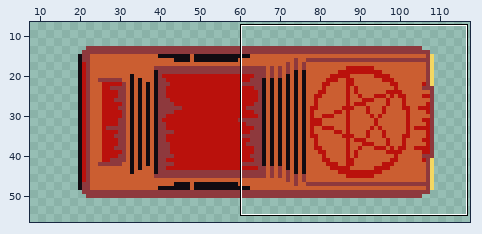
A sprite sheet gets an edit: Art/Sprites/luficers_car.png. Above: a wide view before the commit, with the close-up outlined.
Close-up. The starting point:
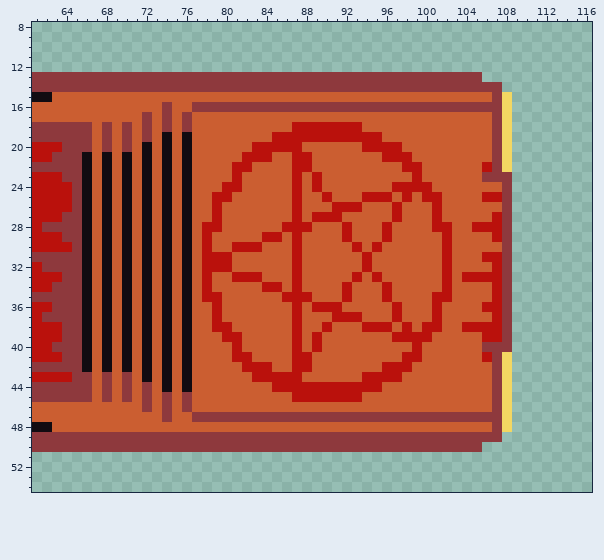
The file is 128x64 pixels. Shown: x 61..116, y 8..54. The wide view leaves out empty margins. The commit also changed other parts of the picture, which this record leaves out.
And afterwards:
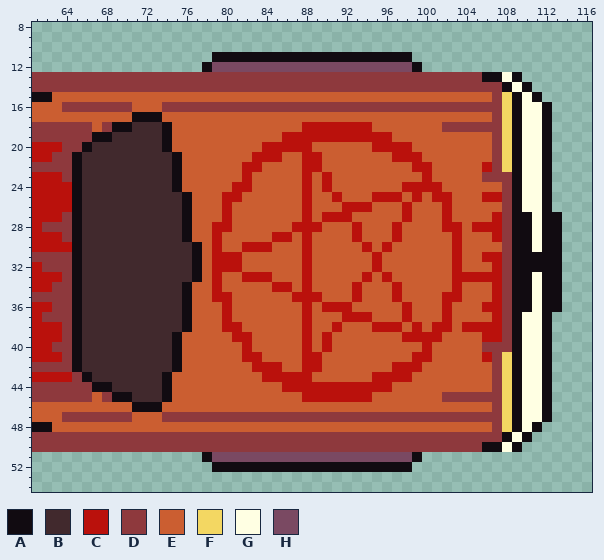
Palette (. is transparent): A #110b11  B #41292d  C #ba110c  D #8e393d  E #cb5e31  F #f3d762  G #ffffe3  H #7a4962
From old to new:
y 11: x 79..98 .................... -> AAAAAAAAAAAAAAAAAAAA
y 12: x 78..99 ...................... -> AHHHHHHHHHHHHHHHHHHHHA
y 13: x 106..109 .... -> AAGA
y 14: x 108..110 ... -> AGA
y 15: x 109..111 ... -> AGA
y 16: x 64..70 EEEEEEE -> DDDDDDD; x 75..76 EE -> DD; x 109..112 .... -> AGGA
y 17: x 71..74 EDED -> AAAE; x 76 D -> E; x 109..112 .... -> AGGA
y 18: x 69..74 EDEDED -> AABBBA; x 76 D -> E; x 87 C -> E; x 94 E -> C; x 102..106 EEEEE -> DDDDD; x 109..112 .... -> AGGA
y 19: x 67..73 EDEDEDE -> AABBBBB; x 76 A -> E; x 85 C -> E; x 96 E -> C; x 109..112 .... -> AGGA
y 20: x 66..73 DEDEDEAE -> ABBBBBBB; x 76 A -> E; x 83 C -> E; x 88 E -> C; x 94 C -> E; x 98 E -> C; x 109..112 .... -> AGGA
y 21: x 65..76 DAEAEAEAEAEA -> ABBBBBBBBBAE; x 82 C -> E; x 85 E -> C; x 87 C -> E; x 89 E -> C; x 96 C -> E; x 99 E -> C; x 109..112 .... -> AGGA
y 22: x 65..76 DAEAEAEAEAEA -> ABBBBBBBBBAE; x 81 C -> E; x 83 E -> C; x 87 C -> E; x 89 E -> C; x 98 C -> E; x 100 E -> C; x 109..112 .... -> AGGA
y 23: x 65..76 DAEAEAEAEAEA -> ABBBBBBBBBAE; x 81..82 CE -> EC; x 87..90 CECE -> ECEC; x 99..100 CE -> EC; x 109..112 .... -> AGGA
y 24: x 65..76 DAEAEAEAEAEA -> ABBBBBBBBBAE; x 80 C -> E; x 82 E -> C; x 87..90 CECE -> ECEC; x 97 C -> E; x 101 E -> C; x 109..112 .... -> AGGA
y 25: x 65..75 DAEAEAEAEAE -> ABBBBBBBBBB; x 79 C -> E; x 81 E -> C; x 87..88 CE -> EC; x 90..91 CE -> EC; x 94 C -> E; x 97..100 ECEC -> CECE; x 102 E -> C; x 109..112 .... -> AGGA
y 26: x 65..75 DAEAEAEAEAE -> ABBBBBBBBBB; x 79..80 CE -> EC; x 87..88 CE -> EC; x 91 C -> E; x 94 E -> C; x 97..98 CE -> EC; x 101..102 CE -> EC; x 109..112 .... -> AGGA
y 27: x 65..75 DAEAEAEAEAE -> ABBBBBBBBBB; x 79..80 CE -> EC; x 87..89 CEC -> ECE; x 92 E -> C; x 97..98 CE -> EC; x 101..102 CE -> EC; x 109..113 ..... -> AAGAA
y 28: x 65..75 DAEAEAEAEAE -> ABBBBBBBBBB; x 78 C -> E; x 80 E -> C; x 86 C -> E; x 89 E -> C; x 92..93 CE -> EC; x 96..97 CE -> EC; x 101 C -> E; x 103 E -> C; x 109..113 ..... -> AAGAA
y 29: x 65..75 DAEAEAEAEAE -> ABBBBBBBBBB; x 78..79 CE -> EC; x 84 C -> E; x 86..88 ECE -> CEC; x 92..93 CE -> EC; x 96..97 CE -> EC; x 102..103 CE -> EC; x 109..113 ..... -> AAGAA
y 30: x 65..79 DAEAEAEAEAEAECE -> ABBBBBBBBBBBAEC; x 81 C -> E; x 84 E -> C; x 87..88 CE -> EC; x 93..96 CECE -> ECEC; x 102..103 CE -> EC; x 109..113 ..... -> AAGAA
y 31..32: x 65..78 DAEAEAEAEAEAEC -> ABBBBBBBBBBBAE; x 81 E -> C; x 87..88 CE -> EC; x 94..95 CE -> EC; x 102..103 CE -> EC; x 109..113 ..... -> AAAAA
y 33: x 65..79 DAEAEAEAEAEAECE -> ABBBBBBBBBBBAEC; x 81 C -> E; x 84 E -> C; x 87..88 CE -> EC; x 93..96 CECE -> ECEC; x 102..103 CE -> EC; x 109..113 ..... -> AAGAA
y 34: x 65..75 DAEAEAEAEAE -> ABBBBBBBBBB; x 78..79 CE -> EC; x 84 C -> E; x 86..88 ECE -> CEC; x 92..93 CE -> EC; x 96..97 CE -> EC; x 102..103 CE -> EC; x 109..113 ..... -> AAGAA
y 35: x 65..75 DAEAEAEAEAE -> ABBBBBBBBBB; x 78 C -> E; x 80 E -> C; x 86 C -> E; x 89 E -> C; x 92..93 CE -> EC; x 96..97 CE -> EC; x 101 C -> E; x 103 E -> C; x 109..113 ..... -> AAGAA
y 36: x 65..75 DAEAEAEAEAE -> ABBBBBBBBBB; x 79..80 CE -> EC; x 87..89 CEC -> ECE; x 92 E -> C; x 97..98 CE -> EC; x 101..102 CE -> EC; x 109..113 ..... -> AAGAA
y 37: x 65..75 DAEAEAEAEAE -> ABBBBBBBBBB; x 79..80 CE -> EC; x 87..88 CE -> EC; x 91 C -> E; x 94 E -> C; x 97..98 CE -> EC; x 101..102 CE -> EC; x 109..112 .... -> AGGA
y 38: x 65..75 DAEAEAEAEAE -> ABBBBBBBBBB; x 79 C -> E; x 81 E -> C; x 87..88 CE -> EC; x 90..91 CE -> EC; x 94 C -> E; x 97..100 ECEC -> CECE; x 102 E -> C; x 109..112 .... -> AGGA
y 39: x 65..76 DAEAEAEAEAEA -> ABBBBBBBBBAE; x 80 C -> E; x 82 E -> C; x 87..90 CECE -> ECEC; x 97 C -> E; x 101 E -> C; x 109..112 .... -> AGGA
y 40: x 65..76 DAEAEAEAEAEA -> ABBBBBBBBBAE; x 81..82 CE -> EC; x 87..90 CECE -> ECEC; x 99..100 CE -> EC; x 109..112 .... -> AGGA
y 41: x 65..76 DAEAEAEAEAEA -> ABBBBBBBBBAE; x 81 C -> E; x 83 E -> C; x 87 C -> E; x 89 E -> C; x 98 C -> E; x 100 E -> C; x 109..112 .... -> AGGA
y 42: x 65..76 DAEAEAEAEAEA -> ABBBBBBBBBAE; x 82 C -> E; x 85 E -> C; x 87 C -> E; x 89 E -> C; x 96 C -> E; x 99 E -> C; x 109..112 .... -> AGGA
y 43: x 66..73 DEDEDEAE -> ABBBBBBB; x 76 A -> E; x 83 C -> E; x 88 E -> C; x 94 C -> E; x 98 E -> C; x 109..112 .... -> AGGA
y 44: x 67..73 EDEDEDE -> AABBBBB; x 76 A -> E; x 85 C -> E; x 96 E -> C; x 109..112 .... -> AGGA
y 45: x 69..74 EDEDED -> AABBBA; x 76 D -> E; x 87 C -> E; x 94 E -> C; x 102..106 EEEEE -> DDDDD; x 109..112 .... -> AGGA
y 46: x 71..74 EDED -> AAAE; x 76 D -> E; x 109..112 .... -> AGGA
y 47: x 64..70 EEEEEEE -> DDDDDDD; x 75..76 EE -> DD; x 109..112 .... -> AGGA
y 48: x 109..111 ... -> AGA
y 49: x 108..110 ... -> AGA
y 50: x 106..109 .... -> AAGA
y 51: x 78..99 ...................... -> AHHHHHHHHHHHHHHHHHHHHA
y 52: x 79..98 .................... -> AAAAAAAAAAAAAAAAAAAA
Where, in picture pixels (left, top, right, bottom), the same in both close-ups:
changed: (62, 52, 562, 472)
